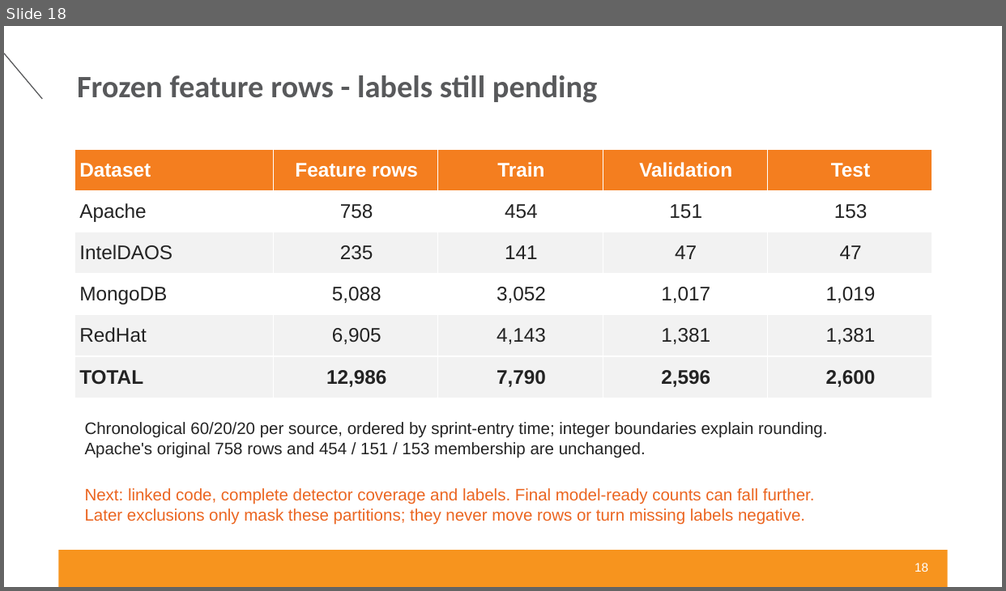
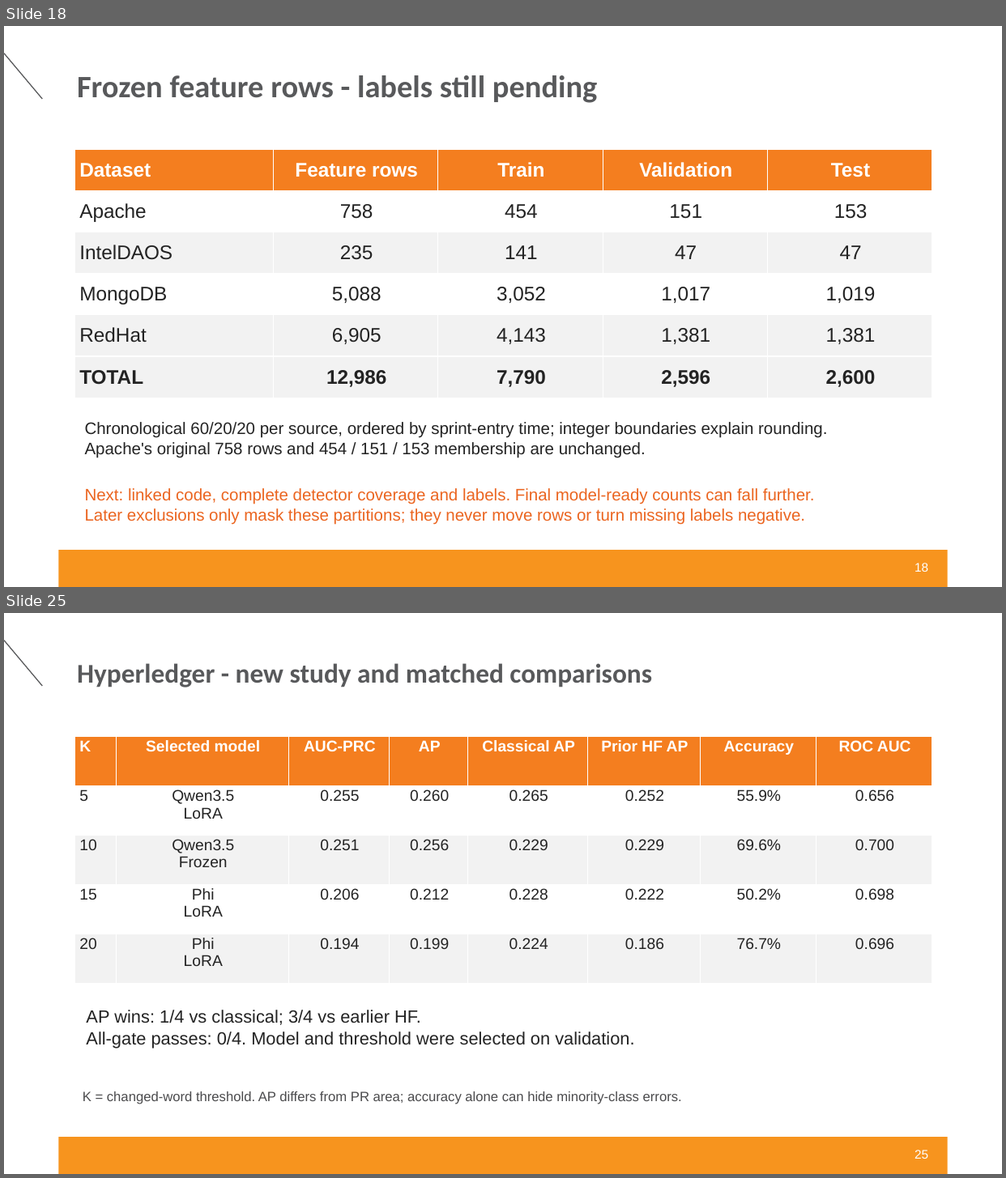
Before and after one commit to yakovelmaleh/Master, a slide deck: Tasks/sprint-data-analysis-summary/results/Master-Sprint-Summary-2026-10-08.pptx. Shown one above the other, each under a label of ours: slide 18 before the commit, slides 18 and 25 after it; the slides between them are not shown. The pictures are 1006x591 and 1006x1178 pixels, drawn with LibreOffice and Linux fonts; fonts in the diff are those of the drawing; background and template pictures are left out. Boxes give left, top, right and bottom in pixels: in the first picture for what was removed or moved away, otherwise in the second. Text is boxed around its words. In the diff, an @@ line names an element or a change of style, - is before the commit and + after.

```diff
--- a/Tasks/sprint-data-analysis-summary/results/Master-Sprint-Summary-2026-10-08.pptx
+++ b/Tasks/sprint-data-analysis-summary/results/Master-Sprint-Summary-2026-10-08.pptx
@@ slide 25 added at <box>4,613,1002,1174</box>, background #FFFFFF; not listed: 2 template elements that a slide beside it also shows @@
@@ title added at <box>77,663,652,688</box>, 26 pt, text #58595B, bold @@
+Hyperledger - new study and matched comparisons
@@ table added at <box>75,736,932,983</box>, 5 rows, 8 columns @@
+K | Selected model | AUC-PRC | AP | Classical AP | Prior HF AP | Accuracy | ROC AUC
+5 | Qwen3.5 / LoRA | 0.255 | 0.260 | 0.265 | 0.252 | 55.9% | 0.656
+10 | Qwen3.5 / Frozen | 0.251 | 0.256 | 0.229 | 0.229 | 69.6% | 0.700
+15 | Phi / LoRA | 0.206 | 0.212 | 0.228 | 0.222 | 50.2% | 0.698
+20 | Phi / LoRA | 0.194 | 0.199 | 0.224 | 0.186 | 76.7% | 0.696
@@ text added at <box>86,1010,634,1048</box>, 17 pt, text #232323 @@
+AP wins: 1/4 vs classical; 3/4 vs earlier HF.
+All-gate passes: 0/4. Model and threshold were selected on validation.
@@ text added at <box>83,1092,682,1105</box>, 13 pt, text #4B4B4D @@
+K = changed-word threshold. AP differs from PR area; accuracy alone can hide minority-class errors.
@@ text added at <box>914,1150,928,1159</box>, 12 pt, text #FFFFFF @@
+25
```
Also in this commit, not shown: 29 other slides added, 5 other files.
